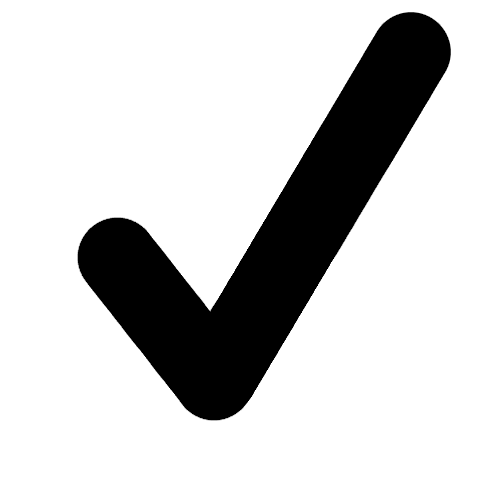
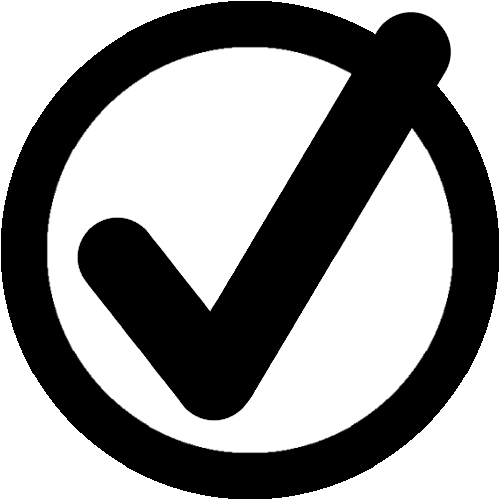
Comparing the layer stacks of the two 500×500 images. Changes:
added layer "Pasted Layer copy" above "Pasted Layer" over (x1=46, y1=46, x2=454, y2=454)
painted on "Pasted Layer" over (x1=1, y1=1, x2=499, y2=499)
